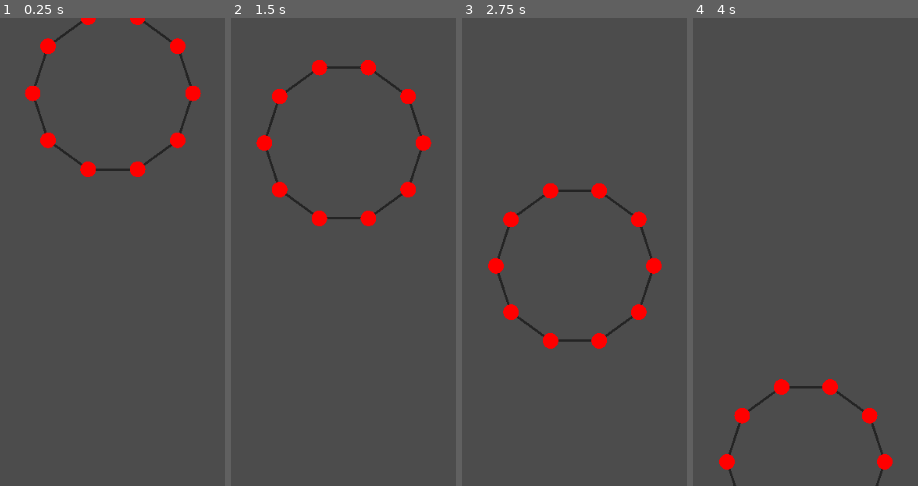
Above: before the commit, frames 1-4 (left to right).
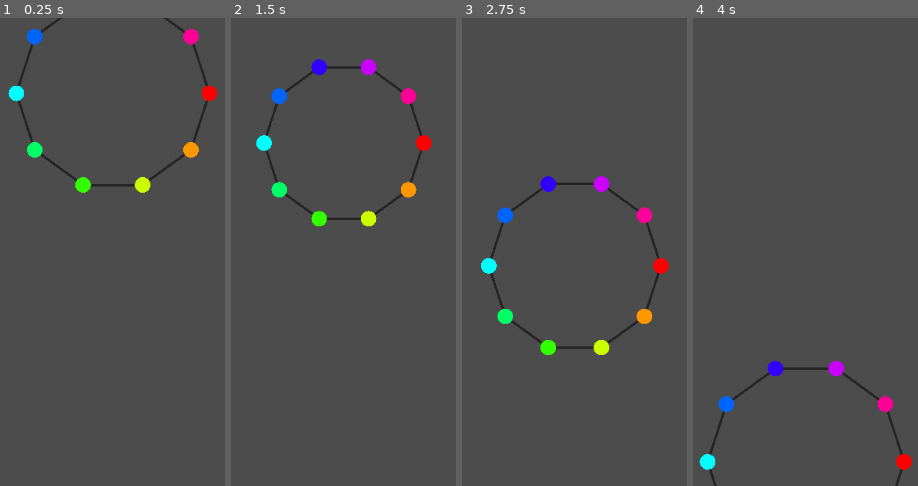
Above: after the commit, the same moments.

Repository: bustedwallstudios/Softbody
Game: Godot game, scene res://Objects/SquishyBall.tscn
Two runs of this game, one before a commit and one after it. Both use one fixed random seed, a clock stepped at 60 frames per second and the inputs below. This scene is started directly instead of the project's main scene.
Inputs (mouse positions are in pixels of both pictures, inside the frame that each line leads up to):
- Up to frame 1 (0.25 s): no input
- Up to frame 2 (1.5 s): tap Enter (ui_accept) at 0.5, 0.77 s; move the mouse to (outside the picture) at 0.52 s; hold Right (ui_right) 0.53-1.28 s; move the mouse to (411, 275) at 1.27 s; hold Down (ui_down) from 1.28 s (still down)
- Up to frame 3 (2.75 s): tap Enter (ui_accept) at 1.52 s; move the mouse to (outside the picture) at 2.02 s; release Down (ui_down) at 2.03 s; hold Right (ui_right) from 2.03 s (still down)
- Up to frame 4 (4 s): move the mouse to (outside the picture) at 2.77 s; tap Enter (ui_accept) at 3.02, 3.77 s; move the mouse to (outside the picture) at 3.52 s; release Right (ui_right) at 3.53 s; hold Left (ui_left) from 3.53 s (still down)

The runs differ from the first frame. In frame 1, 4.6% of the frame differs, in the area x 3-97%, y 0-38%; in frame 2, 2.0%; in frame 3, 4.4%; in frame 4, 3.3%.

Commit message:
Most recent various changes (I think it mostly involved stuff to do with the PSM model).

Diff:
--- a/2dWorld.tscn
+++ b/2dWorld.tscn
@@ -7,6 +7,9 @@
 
 [sub_resource type="RectangleShape2D" id=3]
 extents = Vector2( 119, 13 )
+
+[sub_resource type="RectangleShape2D" id=6]
+extents = Vector2( 602.5, 8.5111 )
 
 [sub_resource type="RectangleShape2D" id=4]
 extents = Vector2( 602.698, 8.5111 )
@@ -20,10 +23,10 @@
 [sub_resource type="CircleShape2D" id=5]
 radius = 206.526
 
-[node name="Node2D" type="Node2D"]
+[node name="World" type="Node2D"]
 
 [node name="Camera" type="Camera2D" parent="."]
-position = Vector2( -4, -471 )
+position = Vector2( -4, -320 )
 current = true
 zoom = Vector2( 3, 3 )
 
@@ -46,31 +49,29 @@
 polygon = PoolVector2Array( -5.95, -0.225, 5.95, -0.225, 5.95, 1.075, -5.95, 1.075 )
 
 [node name="RotatingBeam" type="StaticBody2D" parent="World"]
-position = Vector2( -880, 14.0001 )
-rotation = 0.555015
-scale = Vector2( 1.093, 10.975 )
+position = Vector2( 2213, 5 )
+rotation = -1.5708
+scale = Vector2( 1, 5 )
 __meta__ = {
 "_edit_group_": true
 }
 
 [node name="GroundCollision" type="CollisionShape2D" parent="World/RotatingBeam"]
-position = Vector2( 56.2972, -4.48892 )
-shape = SubResource( 4 )
+position = Vector2( 56.5, -4.48877 )
+shape = SubResource( 6 )
 
 [node name="GroundShape" type="Polygon2D" parent="World/RotatingBeam"]
-position = Vector2( 0, -8.5 )
-scale = Vector2( 20, 20 )
-polygon = PoolVector2Array( -27.3505, -0.222937, 32.9121, -0.225021, 32.9261, 0.624512, -27.3366, 0.626595 )
+polygon = PoolVector2Array( -546, 3.99805, -546, -13.002, 659, -12.9976, 659, 4.00244 )
 
 [node name="RotatingBeam2" type="StaticBody2D" parent="World"]
-position = Vector2( 2079, -1265 )
-rotation = -0.205949
-scale = Vector2( 0.855, 3.251 )
+position = Vector2( 2149, -1758 )
+rotation = 2.68606
+scale = Vector2( 0.76, 3.251 )
 script = ExtResource( 4 )
 __meta__ = {
 "_edit_group_": true
 }
-degreesPerFrame = 1.0
+degreesPerFrame = 0.0
 
 [node name="GroundCollision" type="CollisionShape2D" parent="World/RotatingBeam2"]
 position = Vector2( 56.2972, -4.48892 )
@@ -82,14 +83,14 @@
 polygon = PoolVector2Array( -27.2157, -0.289926, 32.9624, -0.241419, 32.9287, 0.677203, -27.2257, 0.947976 )
 
 [node name="RotatingBeam3" type="StaticBody2D" parent="World"]
-position = Vector2( 2267, -478 )
-rotation = -2.64243
-scale = Vector2( 0.855, 3.251 )
+position = Vector2( -1922, -96.0001 )
+rotation = -2.62323
+scale = Vector2( 2.716, 3.251 )
 script = ExtResource( 4 )
 __meta__ = {
 "_edit_group_": true
 }
-degreesPerFrame = -1.0
+degreesPerFrame = 0.0
 
 [node name="GroundCollision" type="CollisionShape2D" parent="World/RotatingBeam3"]
 position = Vector2( 56.2972, -4.48892 )
@@ -101,7 +102,8 @@
 polygon = PoolVector2Array( -27.2157, -0.289926, 32.9624, -0.241419, 32.9287, 0.677203, -27.2257, 0.947976 )
 
 [node name="Beam" type="RigidBody2D" parent="World"]
-position = Vector2( 2087, -852 )
+position = Vector2( -3289, 436 )
+rotation = -0.527089
 mass = 20.0
 gravity_scale = 3.72
 can_sleep = false
@@ -121,7 +123,7 @@
 polygon = PoolVector2Array( -16.9075, -0.197987, 20.0952, -0.13546, 20.0282, 3.01541, -16.674, 2.99974 )
 
 [node name="Ball" type="RigidBody2D" parent="World"]
-position = Vector2( 1709, -1007 )
+position = Vector2( -506, 885 )
 input_pickable = true
 mass = 25.0
 gravity_scale = 5.0
@@ -142,7 +144,7 @@
 polygon = PoolVector2Array( -4.45, 1.625, -4.6, 0.425001, -4.45, -0.775, -4, -1.875, -3.25, -2.825, -2.3, -3.575, -1.2, …(247 unchanged characters)…
 
 [node name="BigBall" type="RigidBody2D" parent="World"]
-position = Vector2( 1588, -1572 )
+position = Vector2( -852, 1019 )
 input_pickable = true
 mass = 50.0
 gravity_scale = 5.0
@@ -163,13 +165,14 @@
 polygon = PoolVector2Array( -4.45, 1.625, -4.6, 0.425001, -4.45, -0.775, -4, -1.875, -3.25, -2.825, -2.3, -3.575, -1.2, …(247 unchanged characters)…
 
 [node name="SquishyBody" parent="." instance=ExtResource( 1 )]
-position = Vector2( -1496, 198 )
-width = 4
-height = 4
+position = Vector2( -1280, -1370 )
+height = 6
 pxBetweenPoints = 100
-pointRadius = 1.0
-stiffness = 15.0
-gravity = Vector2( 0, 9.705 )
+pointRadius = 21.467
+stiffness = 10.988
+gravity = Vector2( 0, 5.463 )
+showPoints = true
+showPolygon = false
 
 [connection signal="input_event" from="World/Ball" to="World/Ball" method="inputEvent"]
 [connection signal="input_event" from="World/BigBall" to="World/BigBall" method="inputEvent"]
--- a/Objects/PhysicsPoint.gd
+++ b/Objects/PhysicsPoint.gd
@@ -4,6 +4,10 @@
 var totalSpringForce:Vector2
 
 var gravityForce:Vector2
+
+# Set by the SquishyBall each frame, if this is part of a squishy ball
+# and not a box. Remains unused if not part of a ball.
+var pressure:float
 
 func _physics_process(delta):
 	# Add the force from the springs to this point, adjusting for mass
--- a/Objects/Spring.gd
+++ b/Objects/Spring.gd
@@ -32,6 +32,7 @@
 # This is set to true in the SquishyBall code only, and will take the pressure
 # (calculated by the SquishyBall) and apply it to each point.
 var isBall = false
+var pressureFactor:float
 
 func _ready():
 	if hideLine:
@@ -61,15 +62,18 @@
 		var forceOnPointA = aimForceToOtherPoint(totalForce, PointA.global_position, PointB.global_position)
 		var forceOnPointB = -forceOnPointA
 
+		# If this is a ball body, instead of a mesh-like square one
+		if isBall:
+			var pressureForce = findPressureForce()
+
+			forceOnPointA += pressureForce * pressureFactor
+			forceOnPointB += pressureForce * pressureFactor
+
 		# Set the spring force applied to each point to the force we calculated
 		# This will be set by all the springs affecting the point, and THEN
 		# integrated into the point itself
 		PointA.totalSpringForce += forceOnPointA
 		PointB.totalSpringForce += forceOnPointB
-
-		# If this is a ball body, instead of a mesh-like square one
-		if isBall:
-			applyPressureForce()
 
 		# If we are showing the lines, update them
 		if not hideLine:
@@ -136,8 +140,22 @@
 
 	return dotProduct * dampingFactor
 
-func applyPressureForce():
-	var a = 0
+func findPressureForce():
+	# Get the pressure from the squishyball
+	var pressure:float = PointA.get_parent().p
+
+	# Get the vector pointing from A to B
+	var vectorBetweenPoints = PointB.global_position-PointA.global_position
+
+	# Scale the vector between the points to the correct pressure, still pointing
+	# from one point to the other
+	var vecBetweenScaled = vectorBetweenPoints.normalized() * pressure
+
+	var forceToApply = Vector2(vecBetweenScaled.y, -vecBetweenScaled.x) / dampingFactor
+
+	forceToApply
+
+	return forceToApply
 
 # Update the line graphic for each frame, to go from point A to B
 func updateLine():
--- a/Objects/SquishyBall.gd
+++ b/Objects/SquishyBall.gd
@@ -8,10 +8,10 @@
 export (PackedScene) var PhysicsSpring
 
 # The amount of pixels away from the center each vertex will be
-export (int) var radiusInPx         = 100
+export (int) var radiusInPx = 100
 
 # The amount of vertices around the circle (3 makes it a triangle, 4 a square, etc.)
-export (int) var pointsAroundCircle = 10
+export (int, 3, 100) var pointsAroundCircle = 10
 var pxBetweenPoints # The amount of pixels between each point (we have to calculate this in _ready()
 
 export (float) var pointRadius = 10
@@ -19,7 +19,7 @@
 # These will be applied to each spring as they are created
 # Damping factor is only really useful if it is set to exactly the same thing as stiffness,
 # so I have removed the ability to control that from the node.
-export (float) var stiffness = 4
+export (float, 0, 15) var stiffness = 10
 var dampingFactor
 
 export (float) var mass = 1
@@ -36,8 +36,12 @@
 # PRESSURE RELATED STUFF
 var p:float # Pressure: Calculated each frame
 var V:float # Volume: Calculated each frame
-export (float) var n = 100  # Amount of substance: constant (This can be increased by the user to
+"""Desc"""
+var n # Amount of substance within the ball: constant (calculated in _ready()
 const R:float = 8.31446261815324 # Ideal gas constant: constant (obviously)
+
+# The pressure is literally just multiplied by this during the calculation
+export (float) var pressureFactor = 1
 
 # The formula to calculate pressure is PV = nRT, but T is temp (we don't care
 # about that), and all we actually need is pressure. Thus, we rearrange the
@@ -47,8 +51,12 @@
 
 
 func _ready():
-	# The body works the best if they are equal.
+	# The ball works best if it's a little more dampened (since there are only
+	# 2 springs on each point)
 	dampingFactor = stiffness
+
+	# n is the area of the shape in pixels
+	n = radiusInPx * 10000
 
 	# This will equal the circumference of the circle / the point count.
 	pxBetweenPoints = radiusInPx*2 * PI / pointsAroundCircle
@@ -60,9 +68,16 @@
 	initiatePoints()
 	initiateSprings()
 
-func _process(delta):
+func _physics_process(delta):
 	if showPolygon:
 		refreshShapeArray()
+
+	# Calculate the area (volume) of the shape this frame
+	V = calculateArea()
+
+	# Calculate the pressure using a simplified version of the Ideal Gas Law:
+	# https://en.wikipedia.org/wiki/Ideal_gas_law
+	p = n*R/V
 
 # Create the correct amount of rigidbodies for all the points,
 # and put them in the correct positions
@@ -92,7 +107,8 @@
 		newPoint.get_node("Marker").scale = Vector2(pointRadius/10, pointRadius/10)
 
 		# Adjust the color to give the whole squishy body a nice rainbow across it
-		newPoint.get_node("Marker").color = Color.from_hsv(pointIdx/pointsAroundCircle, 1, 1)
+		# We have to multiply it by 1.0 to prevent it from rounding to 0 no matter what -_-
+		newPoint.get_node("Marker").color = Color.from_hsv((pointIdx*1.0)/(pointsAroundCircle *1.0), 1, 1)
 
 		# All the points need to have the same mass
 		newPoint.mass = mass
@@ -138,6 +154,10 @@
 	spring.restLength    = length
 	spring.stiffness     = self.stiffness
 	spring.dampingFactor = self.dampingFactor
+	spring.pressureFactor = pressureFactor
+
+	# This is the squishy ball, so the spring has to adjust the forces according to that
+	spring.isBall = true
 
 	# Mostly for debugging
 	spring.springName = springName
@@ -148,9 +168,44 @@
 	# We're done setting it up, so it can now start processing its physics and whatnot
 	spring.doneSetup = true
 
-# Refreshes the Polygon2D that we use to represent the shape of the softbody,
-# which uses eldritch array positioning to get the right points and add them to
-# the array of positions.
+func calculateArea():
+	# The running total of all our calculations
+	var total = 0
+
+	# The index of the first and second points
+	var p1
+	var p2
+
+	# For every point in the body
+	for i in range(0, pointsAroundCircle):
+		# We get the index of point 1 and point 2
+		p1 = i
+		p2 = p1 + 1
+
+		# If p1 is the LAST point, the index of the second point should be 0
+		# This reconnects the polygon at the end
+		if p1 == pointsAroundCircle-1:
+			p2 = 0
+
+		# Get the x and y positions of the points in question
+		var x1 = get_node(bodyPoints[p1]).position.x
+		var y1 = get_node(bodyPoints[p1]).position.y
+
+		var x2 = get_node(bodyPoints[p2]).position.x
+		var y2 = get_node(bodyPoints[p2]).position.y
+
+		var result = x1*y2 - y1*x2
+
+		total += result
+
+	# Divide the absolute value of the total by 2, and we have our area.
+	total = abs(total/2)
+
+	return total
+
+# Refreshes the Polygon2D that we use to represent the shape of the softbody.
+# This simply iterates through each point and adds it to the polygon in order.
+# Very convenient to have that bodyPoints[] array.
 func refreshShapeArray():
 	var pointArray:PoolVector2Array
 
--- a/Objects/SquishyBody.gd
+++ b/Objects/SquishyBody.gd
@@ -8,8 +8,8 @@
 export (PackedScene) var PhysicsSpring
 
 # The amount of balls sideways and vertically
-export (int) var width  = 6
-export (int) var height = 10
+export (int, 1, 100) var width  = 6
+export (int, 1, 100) var height = 10
 
 # This lets us control the "density" of the points within the shape
 export (int) var pxBetweenPoints = 40
@@ -26,7 +26,7 @@
 
 export (Vector2) var gravity = Vector2(0, 1)
 
-export (bool) var showLines   = false
+export (bool) var showLines   = true
 export (bool) var showPoints  = false
 export (bool) var showPolygon = true
 
@@ -44,7 +44,7 @@
 	initiatePoints()
 	initiateSprings()
 
-func _process(delta):
+func _physics_process(delta):
 	if showPolygon:
 		refreshShapeArray()
 
@@ -138,25 +138,40 @@
 # the array of positions.
 func refreshShapeArray():
 	var pointArray:PoolVector2Array
+	var colorArray:PoolColorArray
+
+	var currentNode:RigidBody2D
 
 	for i in range(0, width):
-		pointArray.append(get_node(bodyPoints[0][i]).position)
+		currentNode = get_node(bodyPoints[0][i])
+		pointArray.append(currentNode.position)
+		colorArray.append(markerColor(currentNode))
 
 	for i in range(0, height-2):
-		pointArray.append(get_node(bodyPoints[i+1][width-1]).position)
+		currentNode = get_node(bodyPoints[i+1][width-1])
+		pointArray.append(currentNode.position)
+		colorArray.append(markerColor(currentNode))
 
 	var backwards = []
 	for i in range(0, width):
 		backwards.insert(0, i)
 
 	for i in backwards:
-		pointArray.append(get_node(bodyPoints[height-1][i]).position)
+		currentNode = get_node(bodyPoints[height-1][i])
+		pointArray.append(currentNode.position)
+		colorArray.append(markerColor(currentNode))
 
 	var cornerlessBackwards = []
 	for i in range(1, height-1):
 		cornerlessBackwards.insert(0, i)
 
 	for i in cornerlessBackwards:
-		pointArray.append(get_node(bodyPoints[i][0]).position)
+		currentNode = get_node(bodyPoints[i][0])
+		pointArray.append(currentNode.position)
+		colorArray.append(markerColor(currentNode))
 
 	$Shape.polygon = pointArray
+	$Shape.vertex_colors = colorArray
+
+func markerColor(node:RigidBody2D):
+	return node.get_node("Marker").color
Not shown: 1 places in 2dWorld.tscn that only renumber resources
Not shown, changed: readme.md
